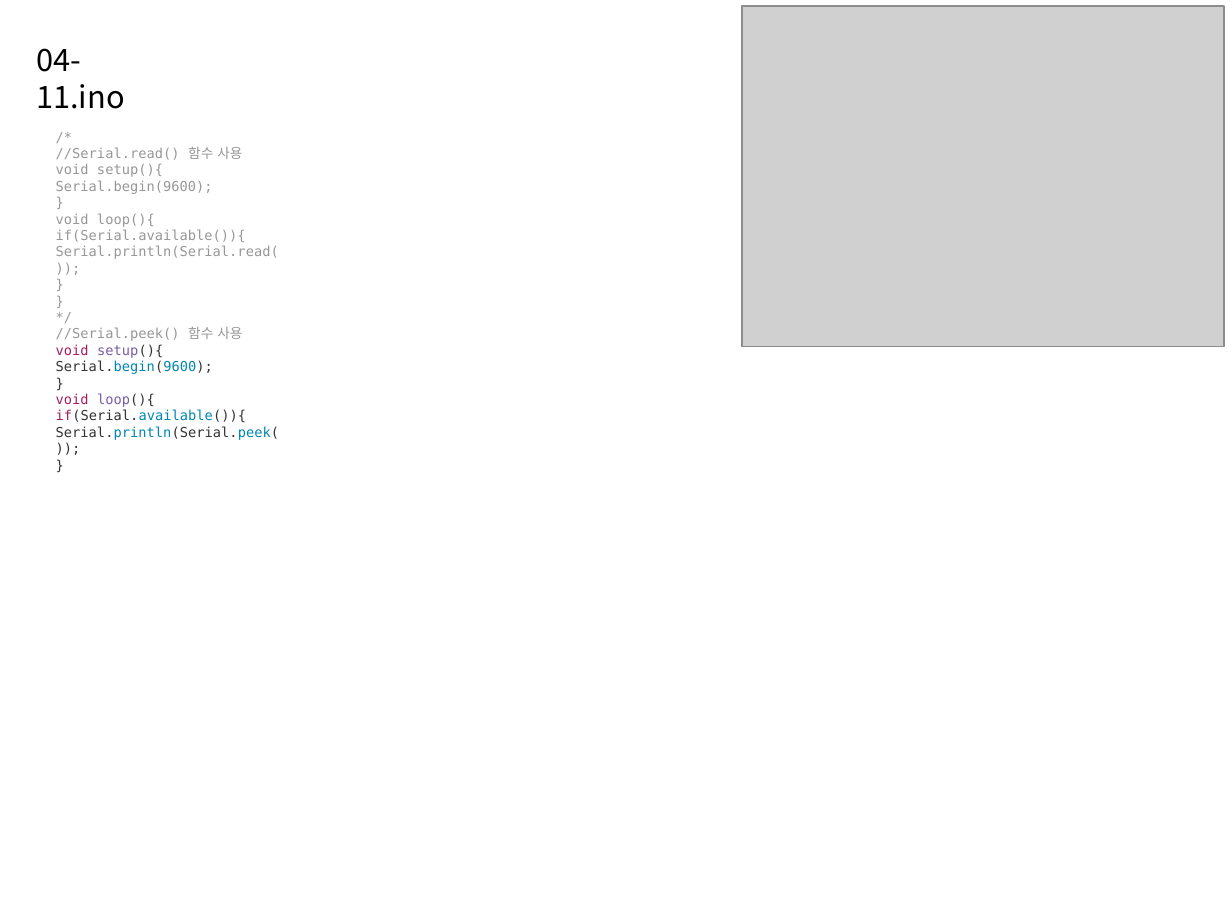
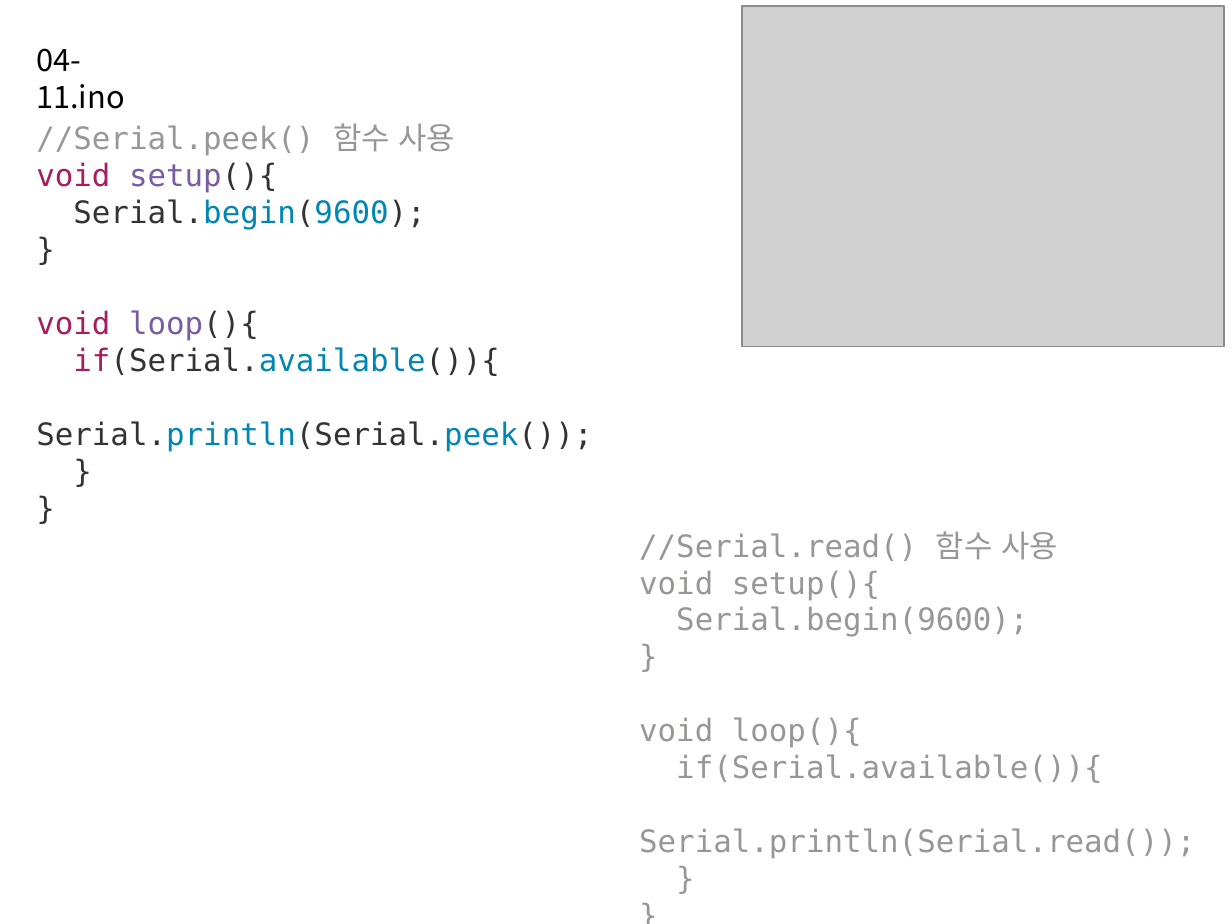
Before and after one commit to taesamja/summer_lec, a slide deck: slide 12 of 아두이노_초급연수.pptx. Drawn at 1232x924 pixels with LibreOffice and Linux fonts; fonts in the diff are those of the drawing; grey boxes stand for pictures. Boxes give left, top, right and bottom in pixels: in the first picture for what was removed or moved away, otherwise in the second. Text is boxed around its words. In the diff, an @@ line names an element or a change of style, - is before the commit and + after.

Commit message:
modified

```diff
--- a/아두이노_초급연수.pptx
+++ b/아두이노_초급연수.pptx
@@ text at box(36, 123, 592, 452): paragraph added @@
+}
@@ text "//Serial.peek() 함수 사용": place and size @@
-text "//Serial.peek() 함수 사용" at box(56, 147, 280, 440)
+text "//Serial.peek() 함수 사용" at box(36, 123, 592, 452)
@@ text at box(36, 123, 592, 452): size 8 to 18 pt @@
@@ text at box(56, 147, 279, 259): paragraphs removed @@
-/*
-//Serial.read() 함수 사용
-void setup(){
-Serial.begin(9600);
-}
-void loop(){
-if(Serial.available()){
-Serial.println(Serial.read());
-}
-}
-*/
@@ text added at box(639, 531, 1195, 859), 18 pt, text #969896 @@
+//Serial.read() 함수 사용
+void setup(){
+Serial.begin(9600);
+}
+void loop(){
+if(Serial.available()){
+Serial.println(Serial.read());
+}
+}
```
Also in this commit, not shown: 37 other slides changed.
